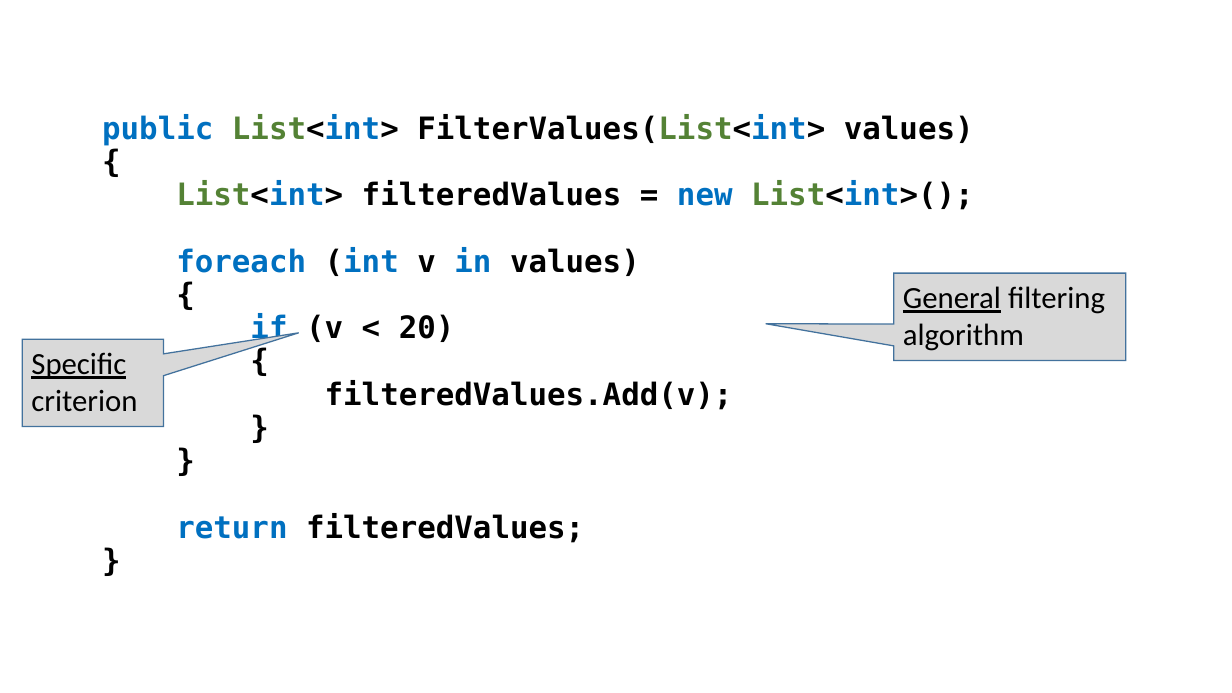
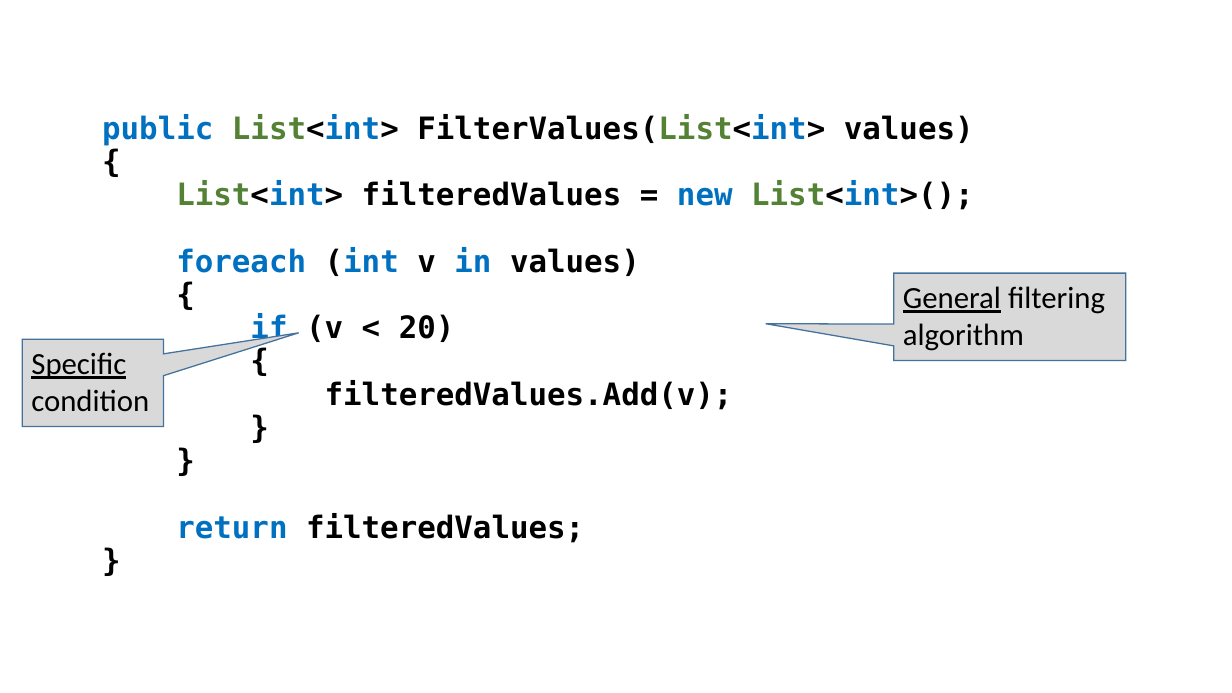
Before and after one commit to perl-easj/OOProg, a slide deck: slide 5 of Chap/OOProg02/Presentations/FuncAsParam.pptx. Drawn at 1232x693 pixels with LibreOffice and Linux fonts; fonts in the diff are those of the drawing. Boxes give left, top, right and bottom in pixels: in the first picture for what was removed or moved away, otherwise in the second. Text is boxed around its words. In the diff, an @@ line names an element or a change of style, - is before the commit and + after.

```diff
--- a/Chap/OOProg02/Presentations/FuncAsParam.pptx
+++ b/Chap/OOProg02/Presentations/FuncAsParam.pptx
@@ text in speech box at [31,352,149,412]: text changed @@
-Specific criterion
+Specific condition
```
Also in this commit, not shown: 4 other slides changed, 2 slides added, 5 other files.
